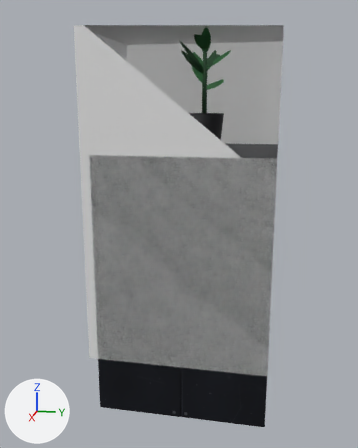
An edit to the glTF model internal/web/static/office/models/Deco_MiniFridge.gltf, drawn before and after from the same camera.
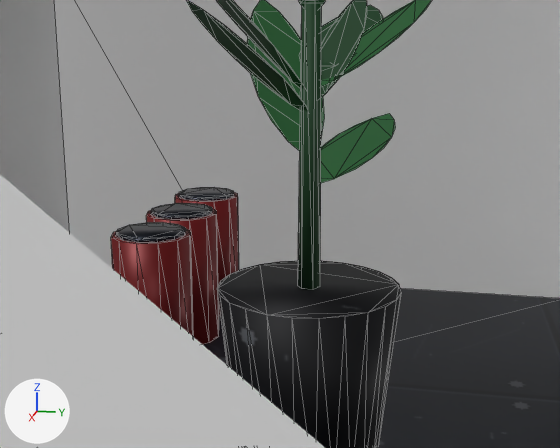
There are two pictures of each version: one whole from a 50 mm lens placed at (1.657, 0.279, 1.003), pointed at (0.011, -0.05, 0.592), one close up from a 50 mm lens placed at (0.601, 0.127, 1.131), pointed at (0.114, 0.029, 1.01). The axes (+X, +Y, +Z) are drawn at lower left. The lights are the same throughout. The last two pictures show the newer version. The close-ups show mesh edges as thin lines. Everything nearer to the camera than a plane just in front of the edit is cut away. Where no turn or scale is listed for an object, it has been applied to the vertices. Vertices at exactly the same position are counted once.

Names of what the first close-up shows: 'Deco_MiniFridge', 'Deco_MiniFridge_COL'.
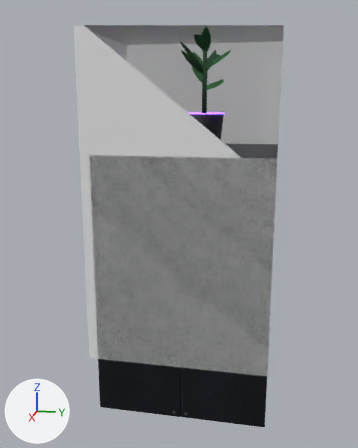
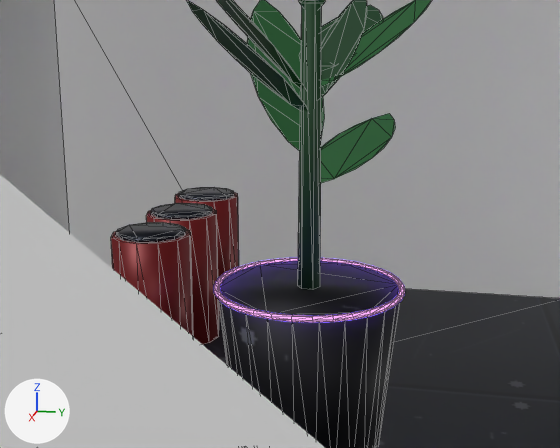
Scene script edits in JSON lines:
```json
{"op": "add", "block": "mat_rs_neon_secondary", "code": ["mat_rs_neon_secondary = principled_material('RS_Neon_Secondary')", "mat_rs_neon_secondary.base_color = (0.0, 0.0, 0.0)  # black #000000", "mat_rs_neon_secondary.emission_color = (0.258, 0.107, 1.0)  # purple #8b5cff", "mat_rs_neon_secondary.emission_strength = 4.0"]}
{"block": "me_deco_minifridge", "where": "# used by ob_deco_minifridge; location = (0.0, 0.0, 0.0)"}
{"op": "remove", "block": "me_deco_minifridge", "code": "me_deco_minifridge.from_pydata(...)  # 452 vertices, 654 faces; spans x -0.25..0.25, y -0.305..0.275, z 0.0..1.213"}
{"op": "add", "block": "me_deco_minifridge", "code": "me_deco_minifridge.from_pydata(...)  # 644 vertices, 1038 faces; spans x -0.25..0.25, y -0.305..0.275, z 0.0..1.213"}
{"block": "me_deco_minifridge", "change": "me_deco_minifridge part 1: a new loose piece of 192 vertices spanning x 0.057..0.183, y -0.013..0.113, z 0.968..0.972, in mat_rs_neon_secondary (black #000000, glowing purple #8b5cff)"}
{"block": "me_deco_minifridge", "change": "other edits to the shape of me_deco_minifridge do not show in these pictures"}
{"op": "add", "block": "me_deco_minifridge", "code": "me_deco_minifridge.materials.append(mat_rs_neon_secondary)  # black #000000, glowing purple #8b5cff"}
```

Pixel boxes [x1, y1, x2, y2] of what changed, in the close-ups (560 x 448 px):
```json
{"part": 1, "of": "me_deco_minifridge", "change": "added", "after": [214, 258, 405, 323]}
```
